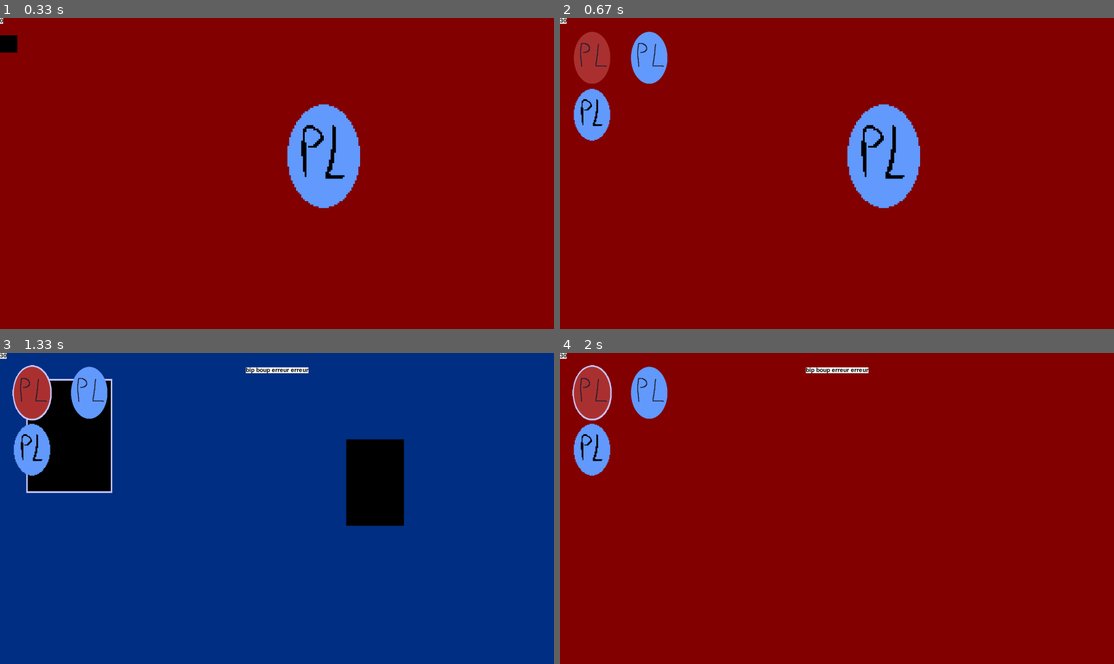
Above: before the commit, frames 1-4 (two rows, left to right).
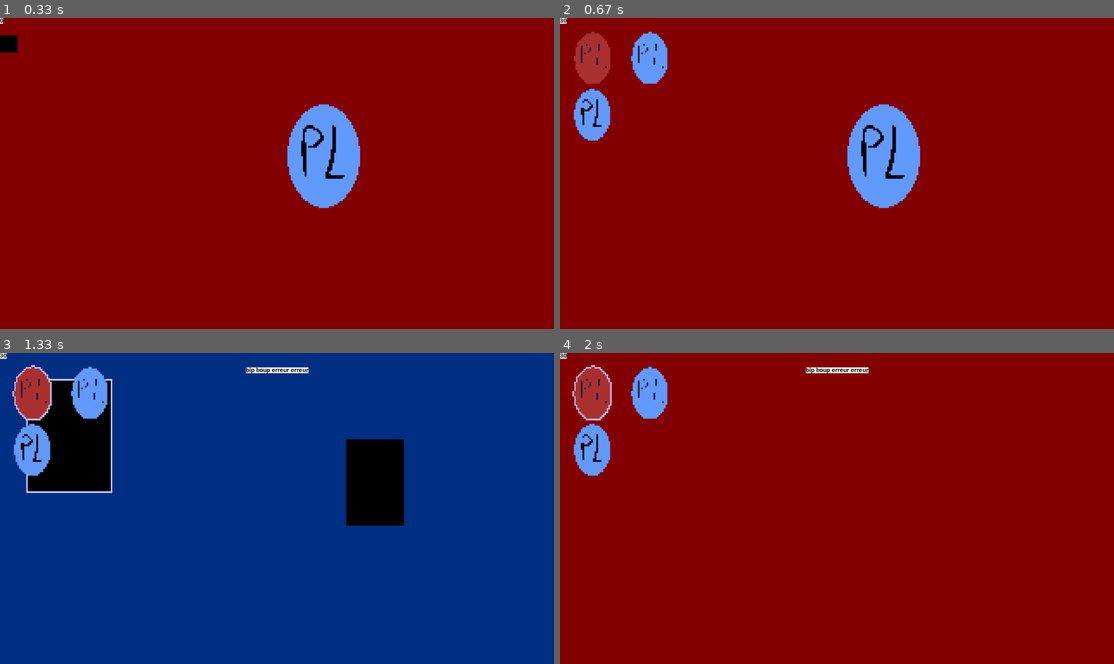
Above: after the commit, the same moments.

Repository: PouchyCorp/TrophNSI
Game: pygame game, started from sources/main.py
Same seed, same stepped clock (60 frames per second), same inputs: the game is played once before the commit and once after it.
Inputs (mouse positions are in pixels of both pictures, inside the frame that each line leads up to):
- Up to frame 1 (0.33 s): no input
- Up to frame 2 (0.67 s): tap Space at 0.33 s
- Up to frame 3 (1.33 s): click (321, 489) at 0.72 s; click (33, 393) at 1.05 s
- Up to frame 4 (2 s): press the mouse at (593, 449) at 1.37 s; move the mouse to (770, 452) at 1.47 s; release the mouse at (953, 452) at 1.6 s; click (593, 393) at 1.72 s

Frame 1 is identical in both runs. In frame 2, 0.4% of the frame differs, in the area x 2-20%, y 4-40%; in frame 3, 0.6%; in frame 4, 0.6%, in the area x 2-20%, y 3-40%.

Commit message:
inventory et premisse build mode

Diff:
--- a/sources/main.py
+++ b/sources/main.py
@@ -41,7 +41,7 @@
     inventory.lst.append(Placeable('1',Coord(1,(121,50)),pg.image.load('data/p3.png')))
 
     while True:
-        CLOCK.tick(30)
+        CLOCK.tick (30)
         WIN.blit(current_room.bg_surf, (0,0))
         mouse_pos : Coord = Coord(current_room.num , pg.mouse.get_pos())
 
--- /dev/null
+++ b/sources/objects/build-mode.py
@@ -0,0 +1,14 @@
+from placeable import Placeable
+from room import Room
+from coord import Coord
+from pygame import Surface
+
+class Build_mode():
+    def __init__(self, selected_placeable) -> None:
+        self.selected_placeable : Placeable = selected_placeable
+        self.in_build_mode : bool = False
+
+    def show_hologram(self, win : Surface, mouse_pos : Coord):
+        pass
+    def place(self, current_room : Room):
+        pass
--- a/sources/objects/inventory.py
+++ b/sources/objects/inventory.py
@@ -21,6 +21,7 @@
 
             biggest_side = max([obj.rect.width, obj.rect.height])
             scale_ratio = 180/biggest_side
+
             minimized_surf = transform.scale_by(obj.surf, scale_ratio)
             minimized_rect = minimized_surf.get_rect()
 
@@ -32,7 +33,12 @@
 
             minimized_rect.y = 50+(200*(ind//2))
 
-            self.showed_objects[ind] = Placeable(obj.name, Coord(obj.coord.room, minimized_rect.topleft), minimized_surf)
+            minimized_placeable = Placeable(obj.name, Coord(obj.coord.room, minimized_rect.topleft), minimized_surf)
+            minimized_placeable.pixelise()
+
+            self.showed_objects[ind] = minimized_placeable
+
+
 
     def close(self):
         #to optimize if needed
@@ -59,11 +65,13 @@
                 placeable.draw_outline(win)
 
 
-    def select_item(self, xy : Coord) -> str | None:
+    def select_item(self, mouse_pos : Coord) -> str | None:
         """return the name of the item selected
-        returns -1 if no items"""
-
-        return
+        returns None if no items"""
+        for placeable in self.showed_objects:
+            if placeable.rect.collidepoint(mouse_pos.xy):
+                return placeable.name
+        return None
 
     def __repr__(self):
         return str(self.__dict__)
--- a/sources/objects/placeable.py
+++ b/sources/objects/placeable.py
@@ -27,6 +27,11 @@
         mask.fill((200,200,255,0),special_flags=BLEND_RGBA_MAX)
         win.blit(mask, mask_rect)
 
+    def pixelise(self):
+        """makeshift pixel art shader for 6*6 pixels"""
+        self.surf = transform.scale_by(self.surf, 1/6)
+        self.surf = transform.scale_by(self.surf, 6)
+
     def __repr__(self) -> str:
         return str(self.__dict__)
 
